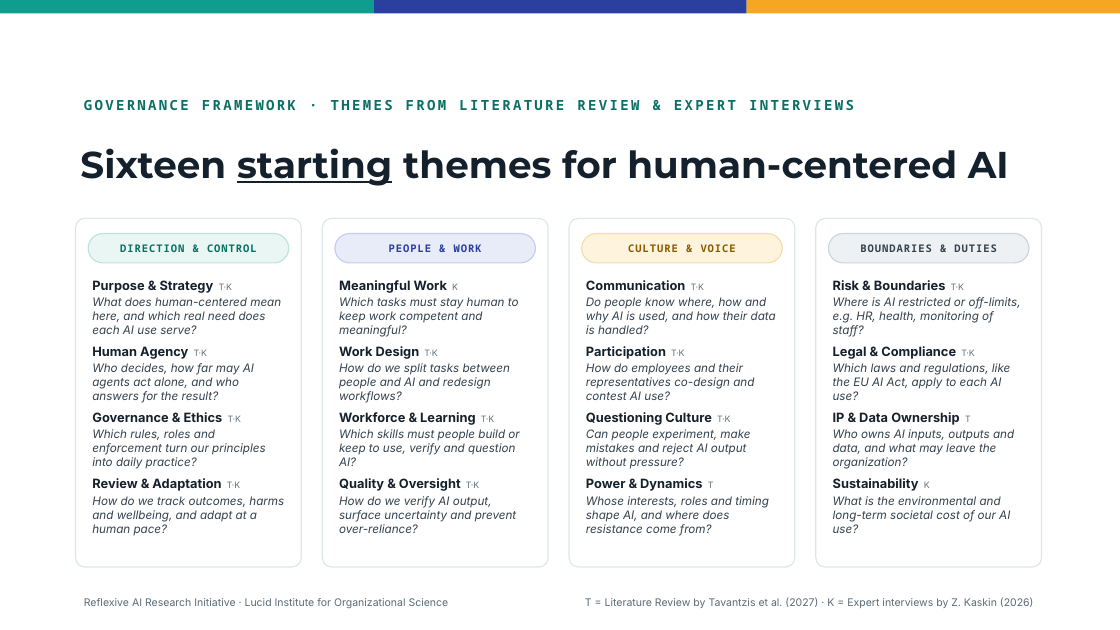
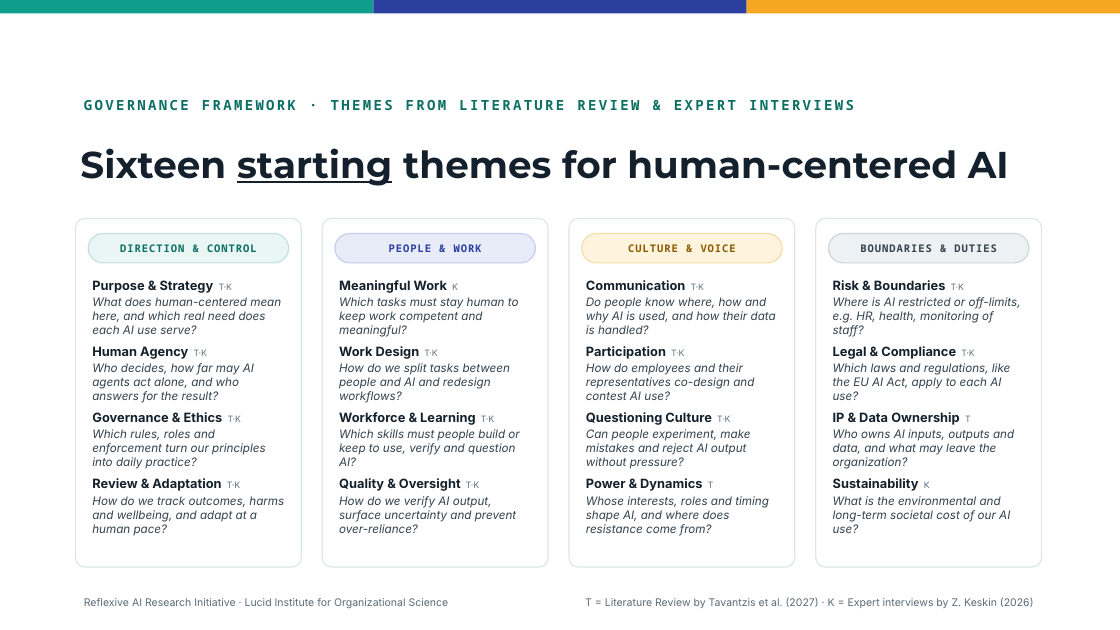
Before and after one commit to LucidInstitute/Reflexive-AI-Initiative, a slide deck: slide 8 of Work Group Guide/Source/Research Presentation.pptx. Drawn at 1120x630 pixels with LibreOffice and Linux fonts; fonts in the diff are those of the drawing. Boxes give left, top, right and bottom in pixels: in the first picture for what was removed or moved away, otherwise in the second. Text is boxed around its words. In the diff, an @@ line names an element or a change of style, - is before the commit and + after.

```diff
--- a/Work Group Guide/Source/Research Presentation.pptx
+++ b/Work Group Guide/Source/Research Presentation.pptx
@@ text at (585, 597, 1034, 608): text changed @@
-T = Literature Review by Tavantzis et al. (2027) · K = Expert interviews by Z. Kaskin (2026)
+T = Literature Review by Tavantzis et al. (2027) · K = Expert interviews by Z. Keskin (2026)
```
Also in this commit, not shown: 4 other files.
